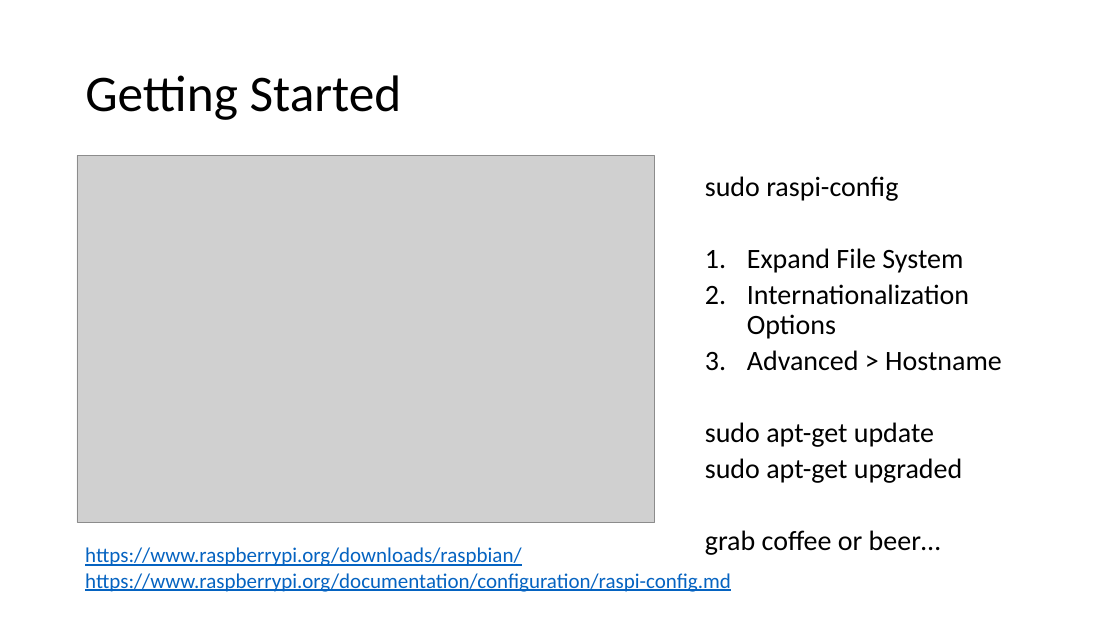
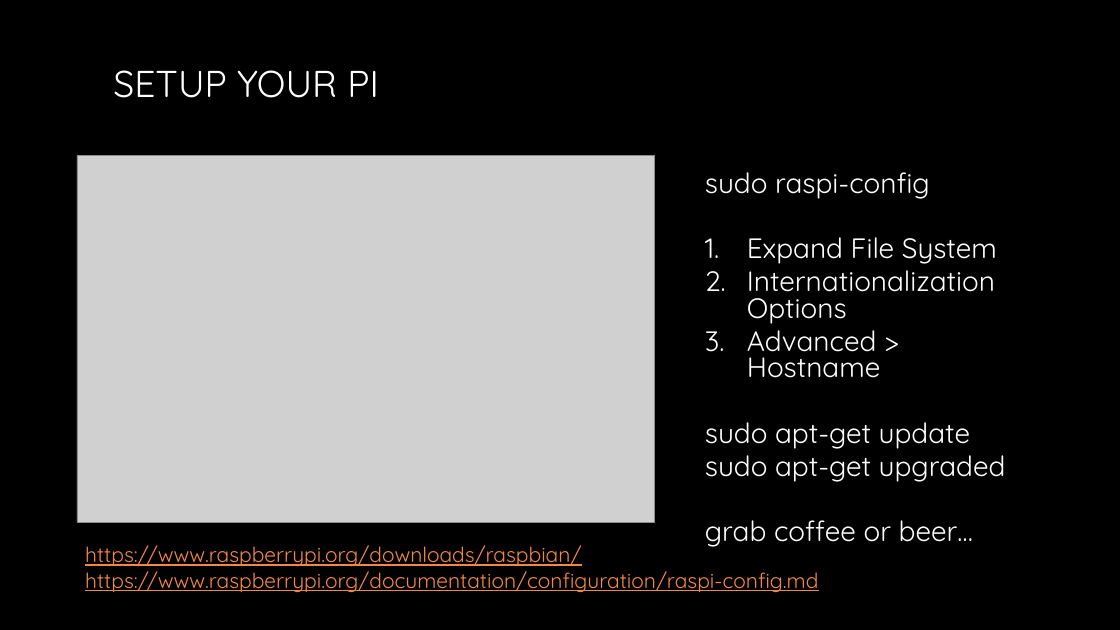
Before and after one commit to SgfPythonDevs/cboschert-iot-fermonitor, a slide deck: slide 11 of PresentationContent/PyDev_IoT_SlideDeck.pptx (slide 6 before the commit). Drawn at 1120x630 pixels with LibreOffice and Linux fonts; fonts in the diff are those of the drawing; grey boxes stand for pictures; background and template pictures are left out. Boxes give left, top, right and bottom in pixels: in the first picture for what was removed or moved away, otherwise in the second. Text is boxed around its words. In the diff, an @@ line names an element or a change of style, - is before the commit and + after.

Commit message:
Presentation slide deck; PowerQuery queries; typo correction on dashboard template

```diff
--- a/PresentationContent/PyDev_IoT_SlideDeck.pptx
+++ b/PresentationContent/PyDev_IoT_SlideDeck.pptx
@@ background #FFFFFF to picture (left out) @@
@@ title "SETUP YOUR PI" at box(113, 70, 379, 98): vertical alignment middle to top @@
@@ title at box(113, 70, 379, 98): text changed; size 44 to 32 pt; font Calibri to Quicksand; text colour #000000 to gradient #FFFFFF to #A6A6A6 @@
-Getting Started
+SETUP YOUR PI
@@ text "sudo raspi-config" at box(705, 172, 1006, 547): font Calibri to Quicksand, text colour #000000 to #FFFFFF; line spacing 0.9 to 0.8 @@
@@ text "https://www.raspberrypi.org/downloads/raspbian/" at box(85, 545, 818, 593): font Calibri to Quicksand, text colour #0563C1 to #F28943 @@
```
Also in this commit, not shown: 8 other slides changed, 6 slides added, 2 slides removed, 3 other files.
